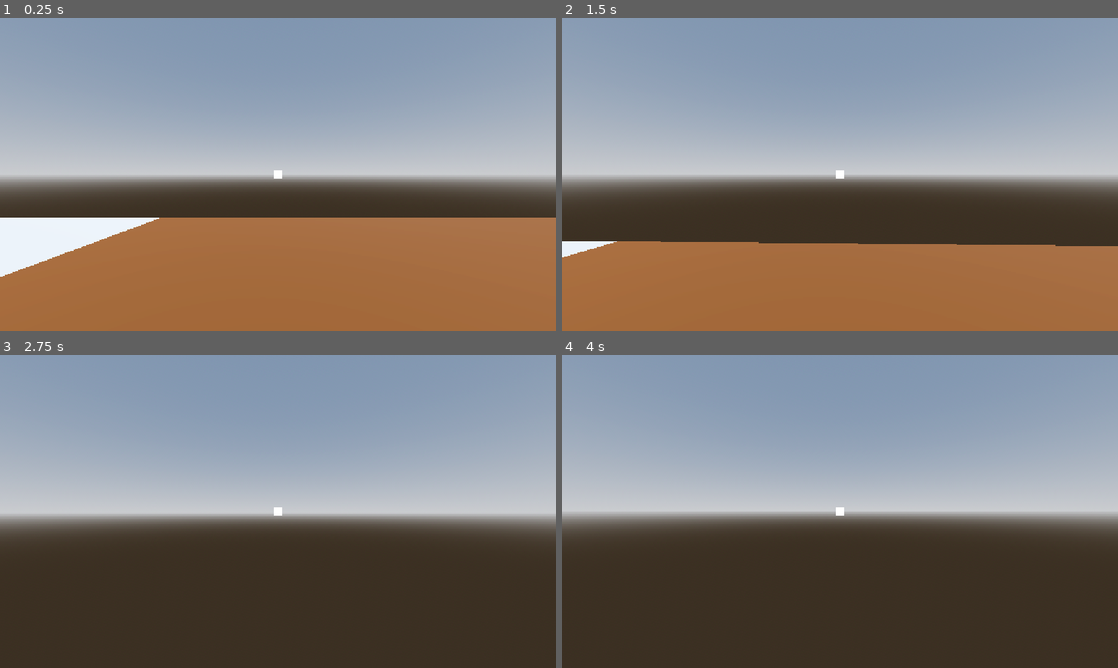
Above: before the commit, frames 1-4 (two rows, left to right).
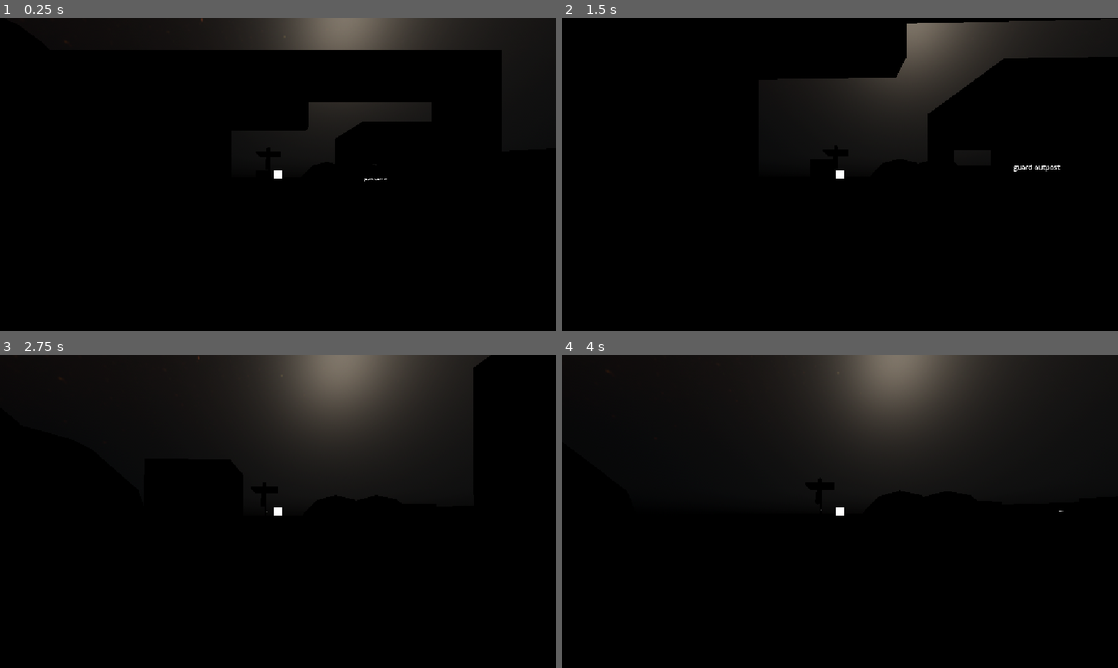
Above: after the commit, the same moments.

Repository: veradesrt/Sreamjam2025
Game: Godot game, scene res://scenes/maps/main.tscn
The game is run twice, just before and just after one commit, with the same random seed, the same clock (stepped at 60 frames per second) and the same inputs.
Inputs (mouse positions are in pixels of both pictures, inside the frame that each line leads up to):
- Up to frame 1 (0.25 s): no input
- Up to frame 2 (1.5 s): tap Enter (enter) at 0.5, 0.6, 1.35 s; move the mouse to (867, 174) at 0.52 s; hold W (forward) from 0.53 s (still down); tap Space (jump) at 0.77 s; move the mouse to (812, 174) at 1.27 s
- Up to frame 3 (2.75 s): keep holding W (forward); tap Space (jump) at 1.52 s; move the mouse to (289, 505) at 2.02 s; tap Enter (enter) at 2.1 s
- Up to frame 4 (4 s): keep holding W (forward); move the mouse to (834, 517) at 2.77 s; tap Enter (enter) at 2.85, 3.6 s; tap Space (jump) at 3.02, 3.5, 3.77 s; move the mouse to (878, 514) at 3.52 s

The runs differ from the first frame. In frame 1, 100% of the frame differs, in the area x 0-100%, y 0-100%; in frame 2, 100%; in frame 3, 100%; in frame 4, 100%.

Commit message:
created part of the blockout for the main map

Diff:
--- a/scenes/maps/main.tscn
+++ b/scenes/maps/main.tscn
@@ -1,20 +1,23 @@
-[gd_scene load_steps=13 format=3 uid="uid://c78bdq77ygnhk"]
+[gd_scene load_steps=19 format=3 uid="uid://c78bdq77ygnhk"]
 
 [ext_resource type="PackedScene" uid="uid://bidwu6pvfcasl" path="res://scenes/player/player.tscn" id="1_8wxmh"]
+[ext_resource type="Texture2D" uid="uid://bxus45v6kb04f" path="res://assets/3D models/satara_night_no_lamps_1k.exr" id="1_dlv6v"]
 [ext_resource type="PackedScene" uid="uid://bg7qt4fnwttvq" path="res://scenes/primitives/trigger.tscn" id="2_pwihf"]
 [ext_resource type="Script" uid="uid://5vol0c1sctto" path="res://scripts/interactable/InteractableNode.gd" id="3_6hyye"]
 [ext_resource type="PackedScene" uid="uid://kutieyc8oj64" path="res://scenes/primitives/dialogue_emitter_3d.tscn" id="3_gx8es"]
 [ext_resource type="Resource" uid="uid://b7pcjhuuijv50" path="res://resources/dialogue/example.tres" id="4_2avkh"]
 
-[sub_resource type="ProceduralSkyMaterial" id="ProceduralSkyMaterial_8wxmh"]
-sky_horizon_color = Color(0.66224277, 0.6717428, 0.6867428, 1)
-ground_horizon_color = Color(0.66224277, 0.6717428, 0.6867428, 1)
+[sub_resource type="PhysicalSkyMaterial" id="PhysicalSkyMaterial_n56wl"]
+rayleigh_coefficient = 5.94
+turbidity = 61.8
+night_sky = ExtResource("1_dlv6v")
 
 [sub_resource type="Sky" id="Sky_pwihf"]
-sky_material = SubResource("ProceduralSkyMaterial_8wxmh")
+sky_material = SubResource("PhysicalSkyMaterial_n56wl")
 
 [sub_resource type="Environment" id="Environment_6hyye"]
 background_mode = 2
+background_energy_multiplier = 0.56
 sky = SubResource("Sky_pwihf")
 tonemap_mode = 2
 glow_enabled = true
@@ -31,33 +34,52 @@
 [sub_resource type="BoxShape3D" id="BoxShape3D_2avkh"]
 size = Vector3(1, 1, 0.9970093)
 
+[sub_resource type="StandardMaterial3D" id="StandardMaterial3D_2avkh"]
+albedo_color = Color(0.43137255, 0.4509804, 0, 1)
+
+[sub_resource type="StandardMaterial3D" id="StandardMaterial3D_dlv6v"]
+albedo_color = Color(0, 0.5019608, 1, 1)
+
+[sub_resource type="StandardMaterial3D" id="StandardMaterial3D_n56wl"]
+albedo_color = Color(0.43982103, 0.43982103, 0.439821, 1)
+
+[sub_resource type="StandardMaterial3D" id="StandardMaterial3D_m6k0o"]
+transparency = 1
+albedo_color = Color(1, 1, 1, 0.61960787)
+
+[sub_resource type="StandardMaterial3D" id="StandardMaterial3D_ss43a"]
+albedo_color = Color(0, 0.5568628, 1, 1)
+
 [node name="main" type="Node3D"]
 
 [node name="WorldEnvironment" type="WorldEnvironment" parent="."]
 environment = SubResource("Environment_6hyye")
 
 [node name="DirectionalLight3D" type="DirectionalLight3D" parent="."]
-transform = Transform3D(-0.8660254, -0.43301278, 0.25, 0, 0.49999997, 0.86602545, -0.50000006, 0.75, -0.43301266, 0, 0, 0)
+transform = Transform3D(-0.8660254, -0.43301278, 0.24999999, -0.2116966, 0.7705178, 0.6012377, -0.45297304, 0.46776295, -0.75895536, 0, 12.653206, -12.454037)
 shadow_enabled = true
+sky_mode = 2
 
 [node name="concrete_ground" type="CSGBox3D" parent="." groups=["concrete"]]
+transform = Transform3D(1, 0, 0, 0, 1, 0, 0, 0, 1, 0, 0, 30.392406)
 use_collision = true
 size = Vector3(20, 1, 20)
 
 [node name="dirt_ground" type="CSGBox3D" parent="." groups=["dirt"]]
-transform = Transform3D(1, 0, 0, 0, 1, 0, 0, 0, 1, 20, 0, 0)
+transform = Transform3D(1, 0, 0, 0, 1, 0, 0, 0, 1, -0.07369423, 0, 10.511677)
 use_collision = true
 size = Vector3(20, 1, 20)
 material = SubResource("StandardMaterial3D_8wxmh")
 
 [node name="player" parent="." instance=ExtResource("1_8wxmh")]
-transform = Transform3D(1, 0, 0, 0, 1, 0, 0, 0, 1, 15.516809, 2.1821399, 0)
+transform = Transform3D(1, 0, 0, 0, 1, 0, 0, 0, 1, 0.9711571, 2.1821399, 10.195766)
 
 [node name="dialogue_emitter_3d" parent="." instance=ExtResource("3_gx8es")]
 transform = Transform3D(1, 0, 0, 0, 1, 0, 0, 0, 1, 8.556388, 2.8090482, 0)
 dialogue = ExtResource("4_2avkh")
 
 [node name="trigger" parent="dialogue_emitter_3d" instance=ExtResource("2_pwihf")]
+transform = Transform3D(1, 0, 0, 0, 1, 0, 0, 0, 1, 5.8488073, 0.69369125, 0)
 
 [node name="CollisionShape3D" parent="dialogue_emitter_3d/trigger" index="0"]
 shape = SubResource("BoxShape3D_6hyye")
@@ -75,6 +97,344 @@
 transform = Transform3D(1, 0, 0, 0, 1, 0, 0, 0, 1, 0, 0, -0.0014953613)
 shape = SubResource("BoxShape3D_2avkh")
 
+[node name="blockout" type="CSGBox3D" parent="." groups=["concrete"]]
+transform = Transform3D(1, 0, 0, 0, 1, 0, 0, 0, 1, 0.52350235, 0, -63.925903)
+use_collision = true
+size = Vector3(120.877846, 1, 128.8518)
+
+[node name="entrance" type="CSGBox3D" parent="blockout"]
+transform = Transform3D(1, 0, 0, 0, 1, 0, 0, 0, 1, 0.153656, 4.2398396, 63.892506)
+size = Vector3(21.054138, 7.9993896, 1)
+
+[node name="CSGBox3D" type="CSGBox3D" parent="blockout/entrance"]
+transform = Transform3D(1, 0, 0, 0, 1, 0, 0, 0, 1, 0, -1.6523764, 0)
+operation = 2
+size = Vector3(4.08, 4.337175, 1)
+
+[node name="CSGBox3D2" type="CSGBox3D" parent="blockout/entrance"]
+transform = Transform3D(1, 0, 0, 0, 1, 0, 0, 0, 1, 4.8991027, -0.9222779, 0)
+operation = 2
+size = Vector3(6.351035, 5.797372, 1)
+
+[node name="caseta" type="CSGBox3D" parent="blockout/entrance"]
+transform = Transform3D(1, 0, 0, 0, 1, 0, 0, 0, 1, 6.7097034, -1.4374232, -2.9220624)
+size = Vector3(4.3427124, 4.782715, 4.9772644)
+
+[node name="CSGBox3D" type="CSGBox3D" parent="blockout/entrance/caseta"]
+transform = Transform3D(1, 0, 0, 0, 1, 0, 0, 0, 1, 0, -0.044840336, 0)
+operation = 2
+size = Vector3(4.288, 4.638, 4.747)
+
+[node name="doorframe" type="CSGBox3D" parent="blockout/entrance/caseta"]
+transform = Transform3D(1, 0, 0, 0, 1, 0, 0, 0, 1, 0, -0.868057, -2.4287143)
+operation = 2
+size = Vector3(1.915, 2.846, 1)
+
+[node name="window" type="CSGBox3D" parent="blockout/entrance/caseta"]
+transform = Transform3D(1, 0, 0, 0, 1, 0, 0, 0, 1, -0.2758007, -0.39068174, 2.2836518)
+operation = 2
+size = Vector3(2.7167969, 1.461792, 1)
+
+[node name="window2" type="CSGBox3D" parent="blockout/entrance/caseta"]
+transform = Transform3D(-4.371139e-08, 0, -1, 0, 1, 0, 1, 0, -4.371139e-08, -1.905118, -0.39068174, 0.62107086)
+operation = 2
+size = Vector3(2.7167969, 1.461792, 1)
+
+[node name="Label3D" type="Label3D" parent="blockout/entrance"]
+transform = Transform3D(1, 0, 0, 0, 1, 0, 0, 0, 1, 4.9832273, -1.9284842, 0)
+text = "guard outpost"
+
+[node name="outside" type="CSGSphere3D" parent="blockout"]
+transform = Transform3D(1, 0, 0, 0, 1, 0, 0, 0, 1, -14, 0, 57.82721)
+radius = 8.0
+material = SubResource("StandardMaterial3D_2avkh")
+
+[node name="CSGSphere3D2" type="CSGSphere3D" parent="blockout/outside"]
+transform = Transform3D(1, 0, 0, 0, 1, 0, 0, 0, 1, -2.779686, 0, -8.669682)
+radius = 8.0
+material = SubResource("StandardMaterial3D_2avkh")
+
+[node name="CSGSphere3D3" type="CSGSphere3D" parent="blockout/outside"]
+transform = Transform3D(1, 0, 0, 0, 1, 0, 0, 0, 1, -5.040024, 2.9127827, -2.5824318)
+radius = 8.0
+material = SubResource("StandardMaterial3D_2avkh")
+
+[node name="CSGSphere3D4" type="CSGSphere3D" parent="blockout/outside"]
+transform = Transform3D(0.66059154, 0, 0.75074553, 0, 1, 0, -0.75074553, 0, 0.66059154, -9.373331, 0, -16.457588)
+radius = 8.0
+material = SubResource("StandardMaterial3D_2avkh")
+
+[node name="CSGSphere3D5" type="CSGSphere3D" parent="blockout/outside"]
+transform = Transform3D(0.66059154, 0, 0.75074553, 0, 1, 0, -0.75074553, 0, 0.66059154, -17.71829, 0, -20.09787)
+radius = 8.0
+material = SubResource("StandardMaterial3D_2avkh")
+
+[node name="CSGSphere3D6" type="CSGSphere3D" parent="blockout/outside"]
+transform = Transform3D(0.66059154, 0, 0.75074553, 0, 1, 0, -0.75074553, 0, 0.66059154, -14.641476, 2.9127827, -14.3797455)
+radius = 8.0
+material = SubResource("StandardMaterial3D_2avkh")
+
+[node name="outside2" type="CSGSphere3D" parent="blockout"]
+transform = Transform3D(0.66036874, 0, 0.7509415, 0, 1, 0, -0.7509415, 0, 0.66036874, -39.337757, 0, 38.563457)
+radius = 8.0
+material = SubResource("StandardMaterial3D_2avkh")
+
+[node name="CSGSphere3D2" type="CSGSphere3D" parent="blockout/outside2"]
+transform = Transform3D(1, 0, 0, 0, 1, 0, 0, 0, 1, -2.779686, 0, -8.669682)
+radius = 8.0
+material = SubResource("StandardMaterial3D_2avkh")
+
+[node name="CSGSphere3D3" type="CSGSphere3D" parent="blockout/outside2"]
+transform = Transform3D(1, 0, 0, 0, 1, 0, 0, 0, 1, -5.040024, 2.9127827, -2.5824318)
+radius = 8.0
+material = SubResource("StandardMaterial3D_2avkh")
+
+[node name="CSGSphere3D4" type="CSGSphere3D" parent="blockout/outside2"]
+transform = Transform3D(0.66059154, 0, 0.75074553, 0, 1, 0, -0.75074553, 0, 0.66059154, -9.373331, 0, -16.457588)
+radius = 8.0
+material = SubResource("StandardMaterial3D_2avkh")
+
+[node name="CSGSphere3D5" type="CSGSphere3D" parent="blockout/outside2"]
+transform = Transform3D(0.66059154, 0, 0.75074553, 0, 1, 0, -0.75074553, 0, 0.66059154, -17.71829, 0, -20.09787)
+radius = 8.0
+material = SubResource("StandardMaterial3D_2avkh")
+
+[node name="CSGSphere3D6" type="CSGSphere3D" parent="blockout/outside2"]
+transform = Transform3D(0.66059154, 0, 0.75074553, 0, 1, 0, -0.75074553, 0, 0.66059154, -14.641476, 2.9127827, -14.3797455)
+radius = 8.0
+material = SubResource("StandardMaterial3D_2avkh")
+
+[node name="outside3" type="CSGSphere3D" parent="blockout"]
+transform = Transform3D(1, 0, 0, 0, 1, 0, 0, 0, 1, -21.992397, 7.8299217, 65.73881)
+radius = 8.0
+material = SubResource("StandardMaterial3D_2avkh")
+
+[node name="CSGSphere3D2" type="CSGSphere3D" parent="blockout/outside3"]
+transform = Transform3D(1, 0, 0, 0, 1, 0, 0, 0, 1, -2.779686, 0, -8.669682)
+radius = 8.0
+material = SubResource("StandardMaterial3D_2avkh")
+
+[node name="CSGSphere3D3" type="CSGSphere3D" parent="blockout/outside3"]
+transform = Transform3D(1, 0, 0, 0, 1, 0, 0, 0, 1, -5.040024, 2.9127827, -2.5824318)
+radius = 8.0
+material = SubResource("StandardMaterial3D_2avkh")
+
+[node name="CSGSphere3D4" type="CSGSphere3D" parent="blockout/outside3"]
+transform = Transform3D(0.66059154, 0, 0.75074553, 0, 1, 0, -0.75074553, 0, 0.66059154, -9.373331, 0, -16.457588)
+radius = 8.0
+material = SubResource("StandardMaterial3D_2avkh")
+
+[node name="CSGSphere3D5" type="CSGSphere3D" parent="blockout/outside3"]
+transform = Transform3D(0.66059154, 0, 0.75074553, 0, 1, 0, -0.75074553, 0, 0.66059154, -17.71829, 0, -20.09787)
+radius = 8.0
+material = SubResource("StandardMaterial3D_2avkh")
+
+[node name="CSGSphere3D6" type="CSGSphere3D" parent="blockout/outside3"]
+transform = Transform3D(0.66059154, 0, 0.75074553, 0, 1, 0, -0.75074553, 0, 0.66059154, -14.641476, 2.9127827, -14.3797455)
+radius = 8.0
+material = SubResource("StandardMaterial3D_2avkh")
+
+[node name="outside4" type="CSGSphere3D" parent="blockout"]
+transform = Transform3D(0.66036874, 0, 0.7509415, 0, 1, 0, -0.7509415, 0, 0.66036874, -47.330154, 7.8299217, 46.475056)
+radius = 8.0
+material = SubResource("StandardMaterial3D_2avkh")
+
+[node name="CSGSphere3D2" type="CSGSphere3D" parent="blockout/outside4"]
+transform = Transform3D(1, 0, 0, 0, 1, 0, 0, 0, 1, -2.779686, 0, -8.669682)
+radius = 8.0
+material = SubResource("StandardMaterial3D_2avkh")
+
+[node name="CSGSphere3D3" type="CSGSphere3D" parent="blockout/outside4"]
+transform = Transform3D(1, 0, 0, 0, 1, 0, 0, 0, 1, -5.040024, 2.9127827, -2.5824318)
+radius = 8.0
+material = SubResource("StandardMaterial3D_2avkh")
+
+[node name="CSGSphere3D4" type="CSGSphere3D" parent="blockout/outside4"]
+transform = Transform3D(0.66059154, 0, 0.75074553, 0, 1, 0, -0.75074553, 0, 0.66059154, -9.373331, 0, -16.457588)
+radius = 8.0
+material = SubResource("StandardMaterial3D_2avkh")
+
+[node name="CSGSphere3D5" type="CSGSphere3D" parent="blockout/outside4"]
+transform = Transform3D(0.66059154, 0, 0.75074553, 0, 1, 0, -0.75074553, 0, 0.66059154, -17.71829, 0, -20.09787)
+radius = 8.0
+material = SubResource("StandardMaterial3D_2avkh")
+
+[node name="CSGSphere3D6" type="CSGSphere3D" parent="blockout/outside4"]
+transform = Transform3D(0.66059154, 0, 0.75074553, 0, 1, 0, -0.75074553, 0, 0.66059154, -14.641476, 2.9127827, -14.3797455)
+radius = 8.0
+material = SubResource("StandardMaterial3D_2avkh")
+
+[node name="outside5" type="CSGSphere3D" parent="blockout"]
+transform = Transform3D(0.30123845, 0, 0.9535489, 0, 1, 0, -0.9535489, 0, 0.30123845, 22.878471, -1.9862318, 17.988037)
+radius = 8.0
+material = SubResource("StandardMaterial3D_2avkh")
+
+[node name="CSGSphere3D2" type="CSGSphere3D" parent="blockout/outside5"]
+transform = Transform3D(1, 0, 0, 0, 1, 0, 0, 0, 1, -2.779686, 0, -8.669682)
+radius = 8.0
+material = SubResource("StandardMaterial3D_2avkh")
+
+[node name="CSGSphere3D" type="CSGSphere3D" parent="blockout"]
+transform = Transform3D(1, 0, 0, 0, 1, 0, 0, 0, 1, -8.607147, 0, 35.876938)
+operation = 2
+radius = 8.215
+
+[node name="CSGSphere3D3" type="CSGSphere3D" parent="blockout"]
+transform = Transform3D(1, 0, 0, 0, 1, 0, 0, 0, 1, -0.5426674, 0, 13.963745)
+operation = 2
+radius = 8.215
+
+[node name="CSGSphere3D2" type="CSGSphere3D" parent="blockout"]
+transform = Transform3D(1, 0, 0, 0, 1, 0, 0, 0, 1, -0.1789608, 0, 29.981354)
+operation = 2
+radius = 11.90297
+
+[node name="CSGSphere3D4" type="CSGSphere3D" parent="blockout"]
+transform = Transform3D(1, 0, 0, 0, 1, 0, 0, 0, 1, -0.1789608, 0, -1.3764648)
+operation = 2
+radius = 11.90297
+
+[node name="CSGSphere3D7" type="CSGSphere3D" parent="blockout"]
+transform = Transform3D(1, 0, 0, 0, 1, 0, 0, 0, 1, -3.2408257, 0, -20.573395)
+operation = 2
+radius = 19.486874
+
+[node name="CSGSphere3D6" type="CSGSphere3D" parent="blockout"]
+transform = Transform3D(1, 0, 0, 0, 1, 0, 0, 0, 1, -14.158085, 0, 18.3685)
+operation = 2
+radius = 11.90297
+
+[node name="CSGSphere3D5" type="CSGSphere3D" parent="blockout"]
+transform = Transform3D(1, 0, 0, 0, 1, 0, 0, 0, 1, -11.4130335, 0, -1.3764648)
+operation = 2
+radius = 11.90297
+
+[node name="CSGBox3D2" type="CSGBox3D" parent="blockout"]
+transform = Transform3D(1, 0, 0, 0, 1, 0, 0, 0, 1, -5.5666504, -1.0416703, -3.2980576)
+size = Vector3(41.1333, 1, 107.09918)
+material = SubResource("StandardMaterial3D_dlv6v")
+
+[node name="bathroom" type="CSGBox3D" parent="blockout"]
+transform = Transform3D(0.6885951, 0, 0.72514606, 0, 1, 0, -0.72514606, 0, 0.6885951, 27.933859, 2.4853582, 53.605698)
+size = Vector3(16.378052, 4, 13.62)
+material = SubResource("StandardMaterial3D_n56wl")
+
+[node name="bathroom2" type="CSGBox3D" parent="blockout/bathroom"]
+transform = Transform3D(1, 0, 0, 0, 1, 0, 0, 0, 1, 0, -0.0828805, 0)
+operation = 2
+size = Vector3(16.103, 3.82, 13.36)
+
+[node name="CSGBox3D" type="CSGBox3D" parent="blockout/bathroom"]
+transform = Transform3D(1, 0, 0, 0, 1, 0, 0, 0, 1, -0.16191483, -0.52668715, -6.7360725)
+operation = 2
+size = Vector3(2.5, 2.927246, 1)
+
+[node name="Label3D" type="Label3D" parent="blockout/bathroom"]
+transform = Transform3D(-1, 0, 8.742278e-08, 0, 1, 0, -8.742278e-08, 0, -1, 0, -0.09526348, -6.9088583)
+pixel_size = 0.0145
+text = "bathroom"
+
+[node name="restaurant" type="CSGBox3D" parent="blockout"]
+transform = Transform3D(1, 0, 0, 0, 1, 0, 0, 0, 1, 52.364735, 2.1472838, 16.863518)
+size = Vector3(37.163895, 3.311, 55.61963)
+
+[node name="CSGBox3D" type="CSGBox3D" parent="blockout/restaurant"]
+transform = Transform3D(0.965754, 0, -0.2594596, 0, 1, 0, 0.2594596, 0, 0.965754, -13.423847, 0, -16.223732)
+operation = 2
+size = Vector3(18.87879, 8.965, 35.606495)
+
+[node name="CSGBox3D2" type="CSGBox3D" parent="blockout/restaurant"]
+transform = Transform3D(0.9683397, 0, 0.24963644, 0, 1, 0, -0.24963644, 0, 0.9683397, -13.641815, 0, 4.0496902)
+operation = 2
+size = Vector3(18.264416, 8.965, 16.3)
+
+[node name="CSGBox3D3" type="CSGBox3D" parent="blockout/restaurant"]
+transform = Transform3D(1, 0, 0, 0, 1, 0, 0, 0, 1, -5.4093056, 0.09710693, -1.1048546)
+operation = 2
+size = Vector3(4.201, 3.765, 6.44)
+
+[node name="CSGBox3D5" type="CSGBox3D" parent="blockout/restaurant"]
+transform = Transform3D(1, 0, 0, 0, 1, 0, 0, 0, 1, 0.057891846, -0.096512556, -1.1048546)
+operation = 2
+size = Vector3(6.734, 3.2247188, 4.325)
+
+[node name="CSGBox3D4" type="CSGBox3D" parent="blockout/restaurant"]
+transform = Transform3D(1, 0, 0, 0, 1, 0, 0, 0, 1, 5.787071, 0.02822876, 0)
+operation = 2
+size = Vector3(13.050781, 3.06, 52.995)
+
+[node name="Label3D" type="Label3D" parent="blockout/restaurant"]
+transform = Transform3D(0, 0, -1.0000001, 0, 1, 0, 1.0000001, 0, 0, -4.0357018, 0, -0.69760513)
+text = "restaurant"
+
+[node name="fence" type="CSGBox3D" parent="blockout"]
+transform = Transform3D(0.9577874, 0, 0.28747752, 0, 1, 0, -0.28747752, 0, 0.9577874, 50.029312, 2.9949543, -11.459618)
+size = Vector3(26.7677, 4.98938, 0.29016113)
+material = SubResource("StandardMaterial3D_m6k0o")
+
+[node name="fence2" type="CSGBox3D" parent="blockout/fence"]
+transform = Transform3D(1, 0, 0, 0, 1, 0, 0, 0, 1, 0, 0, -19.538681)
+size = Vector3(26.7677, 4.98938, 0.29016113)
+material = SubResource("StandardMaterial3D_m6k0o")
+
+[node name="fence3" type="CSGBox3D" parent="blockout/fence"]
+transform = Transform3D(1, 0, 0, 0, 1, 0, 0, 0, 1, 0, 0, -40.17392)
+size = Vector3(26.7677, 4.98938, 0.29016113)
+material = SubResource("StandardMaterial3D_m6k0o")
+
+[node name="fence4" type="CSGBox3D" parent="blockout/fence"]
+transform = Transform3D(-4.371139e-08, 0, -1, 0, 1, 0, 1, 0, -4.371139e-08, 13.479809, 0, -20.243385)
+size = Vector3(40.16211, 4.989, 0.29)
+material = SubResource("StandardMaterial3D_m6k0o")
+
+[node name="fence5" type="CSGBox3D" parent="blockout/fence"]
+transform = Transform3D(-4.371139e-08, 0, -1, 0, 1, 0, 1, 0, -4.371139e-08, -13.185829, 0, -20.243385)
+size = Vector3(40.16211, 4.989, 0.29)
+material = SubResource("StandardMaterial3D_m6k0o")
+
+[node name="CSGBox3D" type="CSGBox3D" parent="blockout/fence/fence5"]
+transform = Transform3D(1, 0, 0, 0, 1, 0, 0, 0, 1, 10.30674, -1.055233, 0)
+operation = 2
+size = Vector3(2.8895264, 2.9926758, 1)
+
+[node name="Label3D" type="Label3D" parent="blockout/fence"]
+transform = Transform3D(0.053277127, 0, -0.99857974, 0, 1, 0, 0.99857974, 0, 0.053277127, -14.26651, 0, -9.218483)
+pixel_size = 0.01
+text = "Pool"
+
+[node name="pool" type="CSGBox3D" parent="blockout"]
+transform = Transform3D(0.9577874, 0, 0.28747752, 0, 1, 0, -0.28747752, 0, 0.9577874, 47.404556, -0.44570756, -20.846375)
+operation = 2
+size = Vector3(20.247818, 2.206, 8.475)
+
+[node name="CSGBox3D" type="CSGBox3D" parent="blockout"]
+transform = Transform3D(0.9577874, 0, 0.28747752, 0, 1, 0, -0.28747752, 0, 0.9577874, 47.364086, -1.8656104, -20.885468)
+size = Vector3(21.486, 5.602539, 10.67)
+
+[node name="pool" type="CSGBox3D" parent="blockout/CSGBox3D"]
+transform = Transform3D(1, 0, 0, 0, 1, 0, 0, 0, 1, 0.091495514, 1.2375801, 0.0699234)
+operation = 2
+size = Vector3(20.064827, 3.493137, 8.335156)
+material = SubResource("StandardMaterial3D_ss43a")
+
+[node name="waterslide" type="CSGBox3D" parent="blockout"]
+transform = Transform3D(1, 0, 0, 0, 1, 0, 0, 0, 1, -5, 7.2426147, -57)
+size = Vector3(1, 15.4852295, 1)
+
+[node name="CSGBox3D" type="CSGBox3D" parent="blockout/waterslide"]
+transform = Transform3D(1, 0, 0, 0, 1, 0, 0, 0, 1, 0, 8, 0.3344574)
+size = Vector3(14.3, 1, 26.556248)
+
+[node name="CSGCylinder3D" type="CSGCylinder3D" parent="blockout/waterslide"]
+transform = Transform3D(1, 0, 0, 0, 0.573605, 0.81913203, 0, -0.81913203, 0.573605, 0, 4.2103243, 20.885696)
+radius = 0.998
+height = 20.759521
+
+[node name="Label3D" type="Label3D" parent="blockout/waterslide"]
+transform = Transform3D(1, 0, 0, 0, 1, 0, 0, 0, 1, 0, -4.7048926, 1.8823624)
+pixel_size = 0.01
+text = "water slide"
+
 [connection signal="player_entered" from="dialogue_emitter_3d/trigger" to="dialogue_emitter_3d" method="start_dialogue"]
 
 [editable path="dialogue_emitter_3d/trigger"]
--- a/scenes/player/player.tscn
+++ b/scenes/player/player.tscn
@@ -11,7 +11,11 @@
 [sub_resource type="StyleBoxFlat" id="StyleBoxFlat_lvxji"]
 bg_color = Color(0.13028675, 0.13028681, 0.1302867, 1)
 
+[sub_resource type="StandardMaterial3D" id="StandardMaterial3D_p47bc"]
+albedo_color = Color(0, 0, 0.53333336, 1)
+
 [sub_resource type="CapsuleMesh" id="CapsuleMesh_dovo2"]
+material = SubResource("StandardMaterial3D_p47bc")
 
 [node name="player" type="CharacterBody3D" groups=["player"]]
 collision_layer = 4
Binary file added: assets/3D models/satara_night_no_lamps_1k.exr
Not shown, added: assets/3D models/satara_night_no_lamps_1k.exr.import
Not shown: 1 places in scenes/player/player.tscn that only renumber resources
